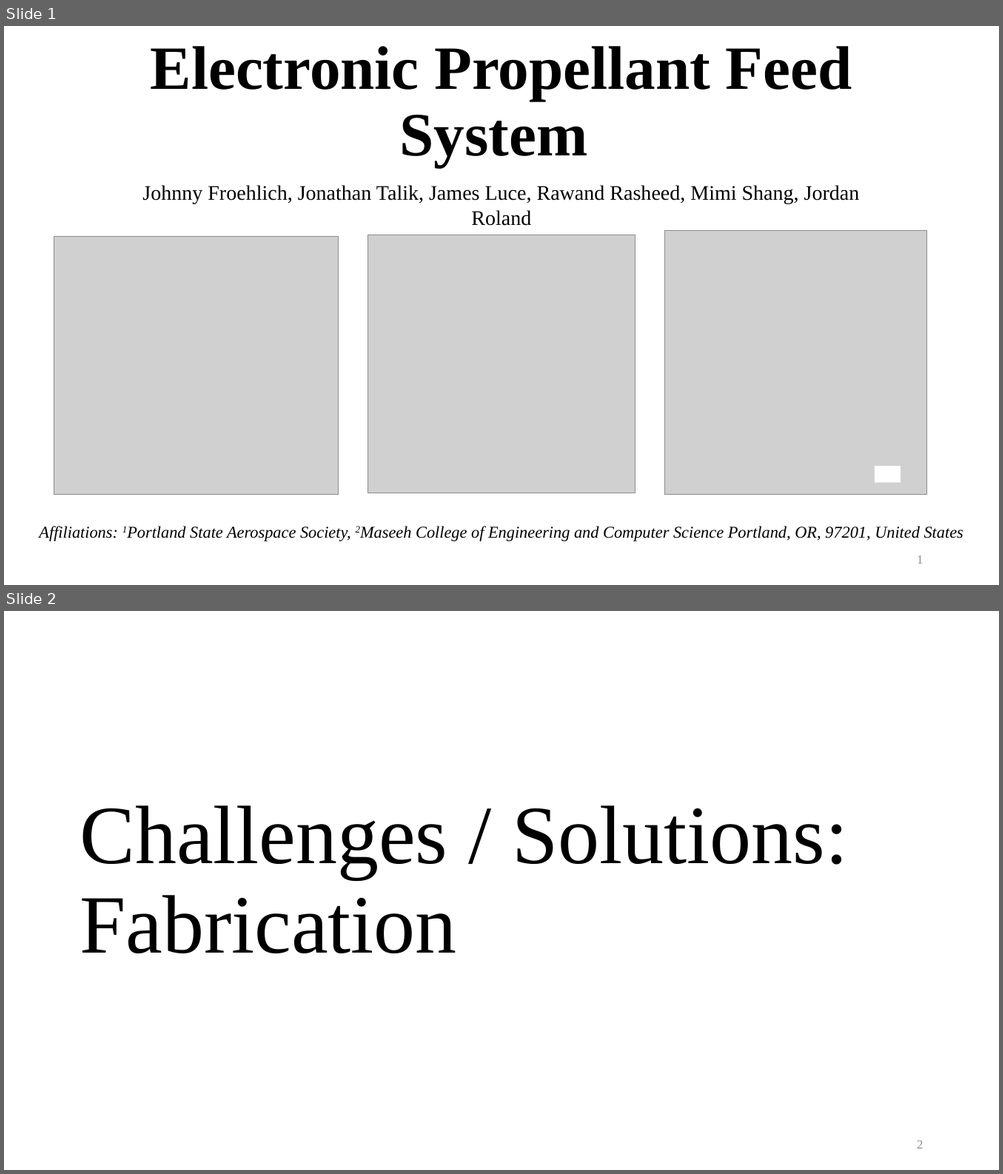
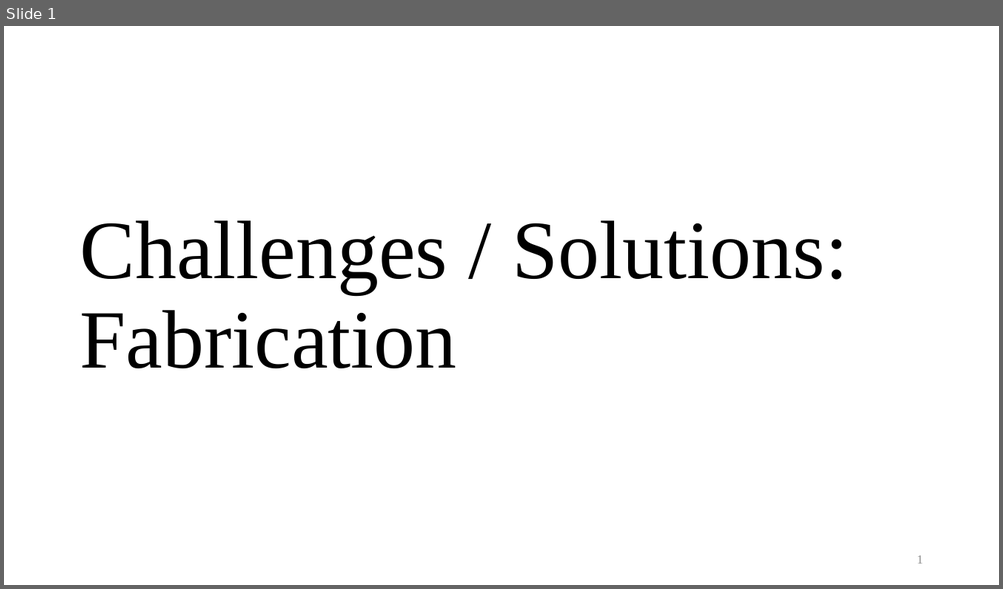
Before and after one commit to psas/electric-feed-system-prototype, a slide deck: Docs/Presentations/Slides/#8 challenges and solutions.pptx. Shown one above the other, each under a label of ours: slides 1 and 2 before the commit, slide 1 after it. The pictures are 1003x1174 and 1003x589 pixels, drawn with LibreOffice and Linux fonts; fonts in the diff are those of the drawing; grey boxes stand for pictures. Boxes give left, top, right and bottom in pixels: in the first picture for what was removed or moved away, otherwise in the second. Text is boxed around its words. In the diff, an @@ line names an element or a change of style, - is before the commit and + after.

```diff
--- a/Docs/Presentations/Slides/#8 challenges and solutions.pptx
+++ b/Docs/Presentations/Slides/#8 challenges and solutions.pptx
@@ slide 1 removed at (4, 26, 999, 585), background #FFFFFF @@
@@ title removed at (151, 46, 852, 167) @@
-Electronic Propellant Feed System
@@ text removed at (142, 185, 859, 204) @@
-Johnny Froehlich, Jonathan Talik, James Luce, Rawand Rasheed, Mimi Shang, Jordan Roland
@@ picture removed at (54, 236, 338, 494) @@
@@ picture removed at (368, 235, 635, 493) @@
@@ picture removed at (665, 231, 927, 495) @@
@@ rectangle removed at (875, 466, 901, 483) @@
@@ subtitle removed at (39, 526, 963, 542) @@
-Affiliations: 1Portland State Aerospace Society, 2Maseeh College of Engineering and Computer Science Portland, OR, 97201, United States
@@ page number removed at (916, 556, 922, 564) @@
-1
@@ what was slide 2 is now slide 1 @@
@@ page number at (916, 556, 922, 564): text changed @@
-2
+1
```
Also in this commit, not shown: 1 slide changed, 1 slide added, 1 other slide removed.
